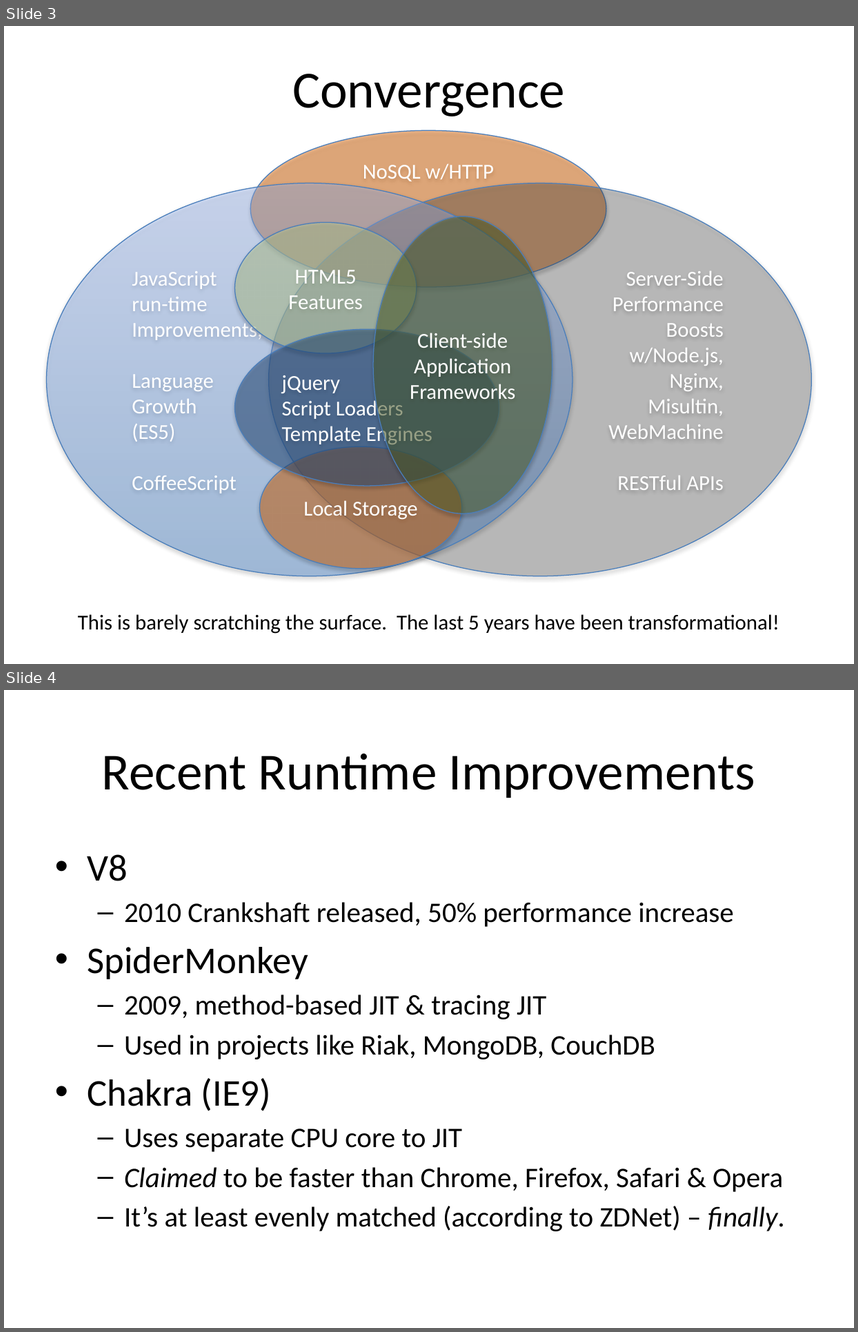
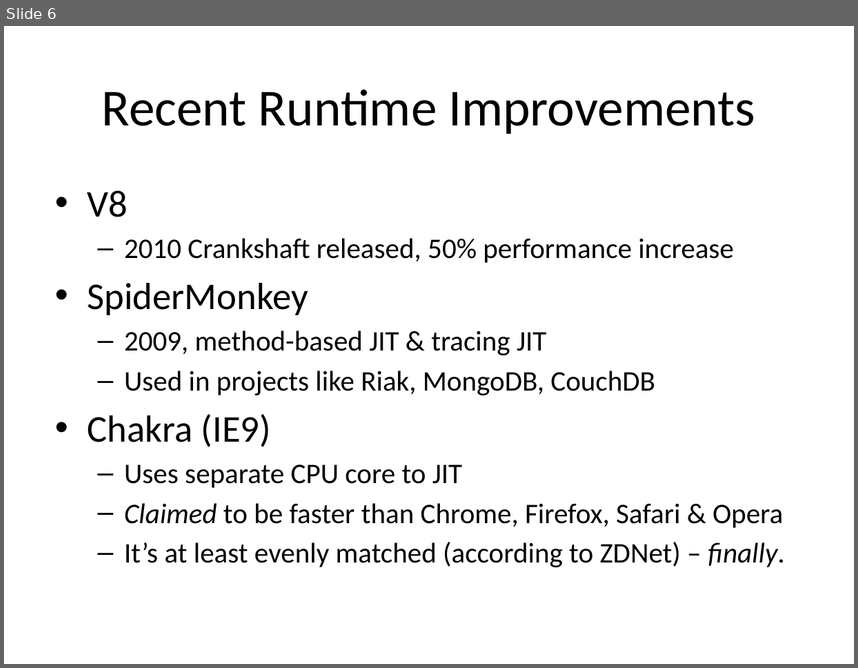
Before and after one commit to vaporworks/Devlink2011-REST-WebClient, a slide deck: PowerPoint/joint_talk_notes.pptx. Shown one above the other, each under a label of ours: slides 3 and 4 before the commit, slide 6 after it. The pictures are 858x1332 and 858x668 pixels, drawn with LibreOffice and Linux fonts; fonts in the diff are those of the drawing. Boxes give left, top, right and bottom in pixels: in the first picture for what was removed or moved away, otherwise in the second. Text is boxed around its words. In the diff, an @@ line names an element or a change of style, - is before the commit and + after.

```diff
--- a/PowerPoint/joint_talk_notes.pptx
+++ b/PowerPoint/joint_talk_notes.pptx
@@ slide 3 removed at <box>4,26,854,664</box>, background #FFFFFF @@
@@ title removed at <box>292,74,565,116</box> @@
-Convergence
@@ ellipse removed at <box>250,131,606,287</box> @@
-NoSQL w/HTTP
@@ ellipse removed at <box>47,183,573,576</box> @@
-JavaScript
-run-time
-Improvements,
-Language
-Growth
-(ES5)
-CoffeeScript
@@ ellipse removed at <box>268,183,811,576</box> @@
-Server-Side
-Performance
-Boosts
-w/Node.js,
-Nginx,
-Misultin,
-WebMachine
-RESTful APIs
@@ ellipse removed at <box>235,223,417,353</box> @@
-HTML5 Features
@@ ellipse removed at <box>373,216,553,513</box> @@
-Client-side
-Application
-Frameworks
@@ ellipse removed at <box>235,330,499,486</box> @@
-jQuery
-Script Loaders
-Template Engines
@@ ellipse removed at <box>260,447,462,568</box> @@
-Local Storage
@@ text removed at <box>78,614,780,633</box> @@
-This is barely scratching the surface. The last 5 years have been transformational!
@@ what was slide 4 is now slide 6 @@
```
Also in this commit, not shown: 4 slides changed, 7 slides added, 5 other slides removed.
